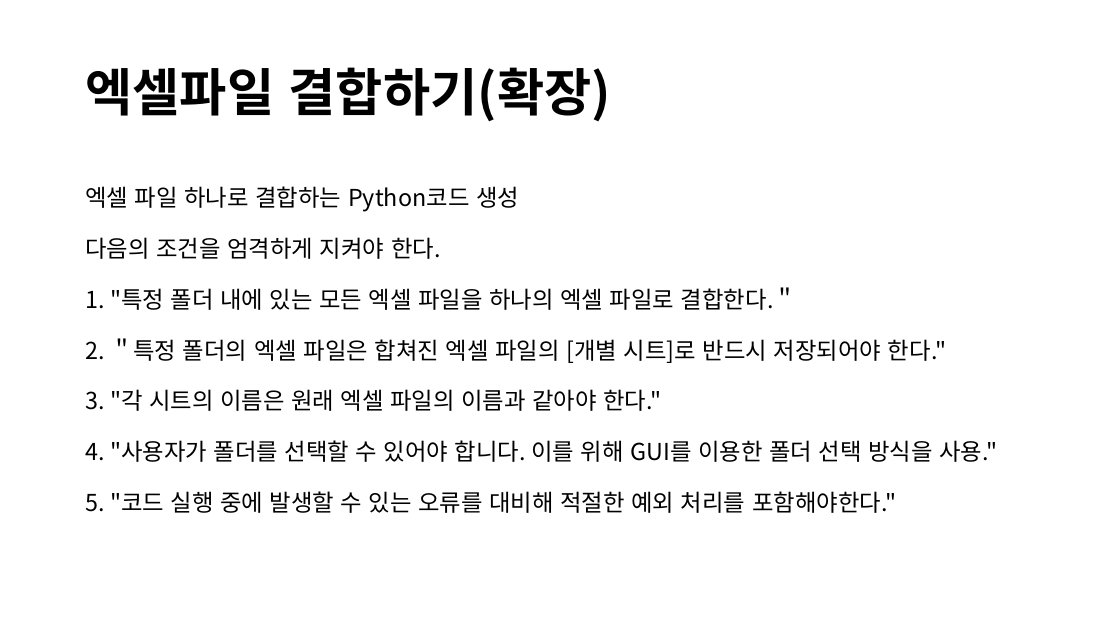
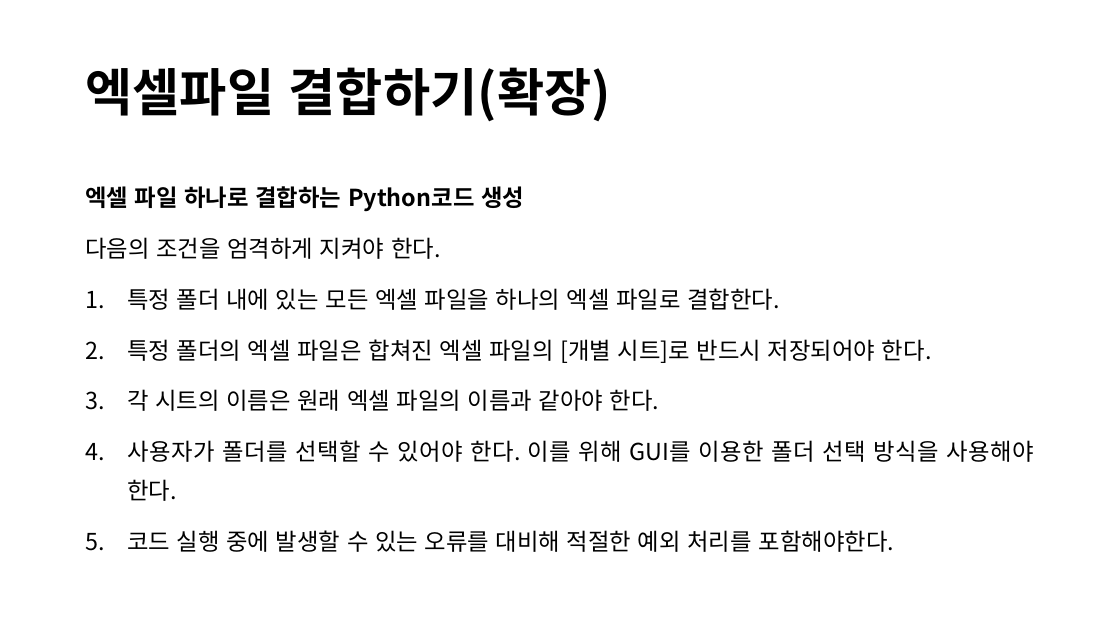
Before and after one commit to lolsaless/Python, a slide deck: slide 17 of 프롬프트 실습.pptx (slide 16 before the commit). Drawn at 1120x630 pixels with LibreOffice and Linux fonts; fonts in the diff are those of the drawing. Boxes give left, top, right and bottom in pixels: in the first picture for what was removed or moved away, otherwise in the second. Text is boxed around its words. In the diff, an @@ line names an element or a change of style, - is before the commit and + after.

```diff
--- a/프롬프트 실습.pptx
+++ b/프롬프트 실습.pptx
@@ text at [85,186,524,259]: bold on in "엑셀 파일 하나로 결합하는 Python코드 생성"; alignment left to justified @@
@@ text at [127,288,1034,552]: text changed @@
-1. "특정 폴더 내에 있는 모든 엑셀 파일을 하나의 엑셀 파일로 결합한다.＂
-2. ＂특정 폴더의 엑셀 파일은 합쳐진 엑셀 파일의 [개별 시트]로 반드시 저장되어야 한다."
-3. "각 시트의 이름은 원래 엑셀 파일의 이름과 같아야 한다."
-4. "사용자가 폴더를 선택할 수 있어야 합니다. 이를 위해 GUI를 이용한 폴더 선택 방식을 사용."
-5. "코드 실행 중에 발생할 수 있는 오류를 대비해 적절한 예외 처리를 포함해야한다."
+1. 특정 폴더 내에 있는 모든 엑셀 파일을 하나의 엑셀 파일로 결합한다.
+2. 특정 폴더의 엑셀 파일은 합쳐진 엑셀 파일의 [개별 시트]로 반드시 저장되어야 한다.
+3. 각 시트의 이름은 원래 엑셀 파일의 이름과 같아야 한다.
+4. 사용자가 폴더를 선택할 수 있어야 한다. 이를 위해 GUI를 이용한 폴더 선택 방식을 사용해야 한다.
+5. 코드 실행 중에 발생할 수 있는 오류를 대비해 적절한 예외 처리를 포함해야한다.
```
Also in this commit, not shown: 37 other slides changed, 4 slides added, 1 slide removed.
